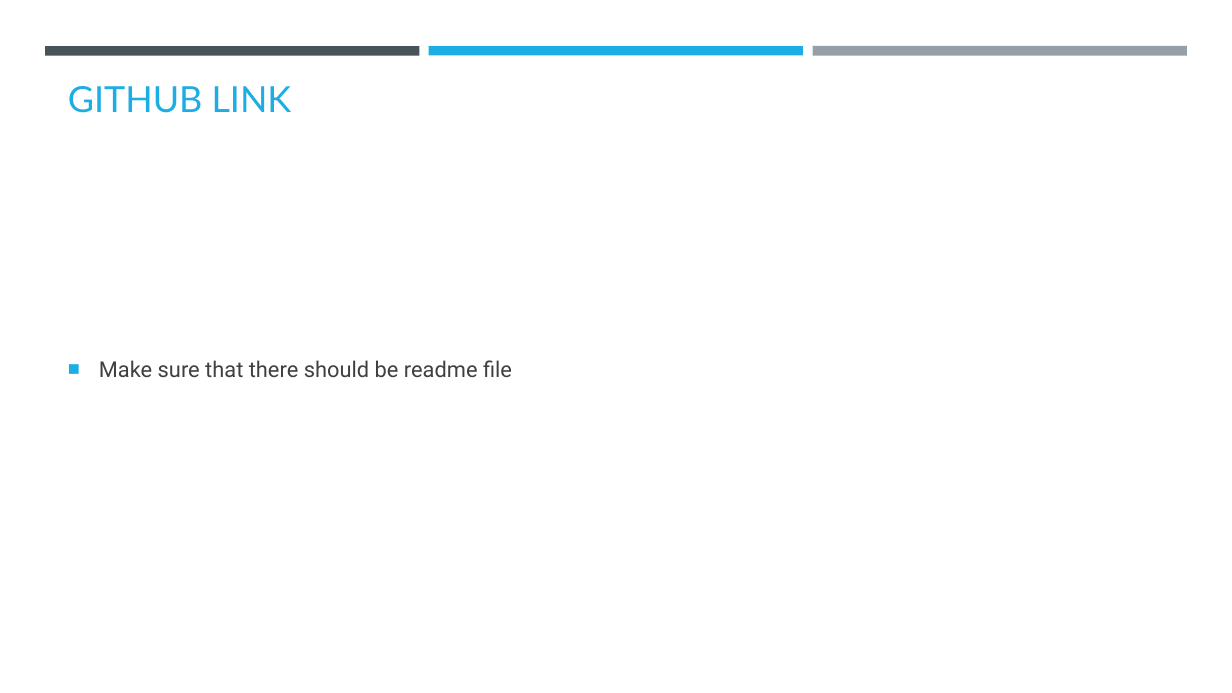
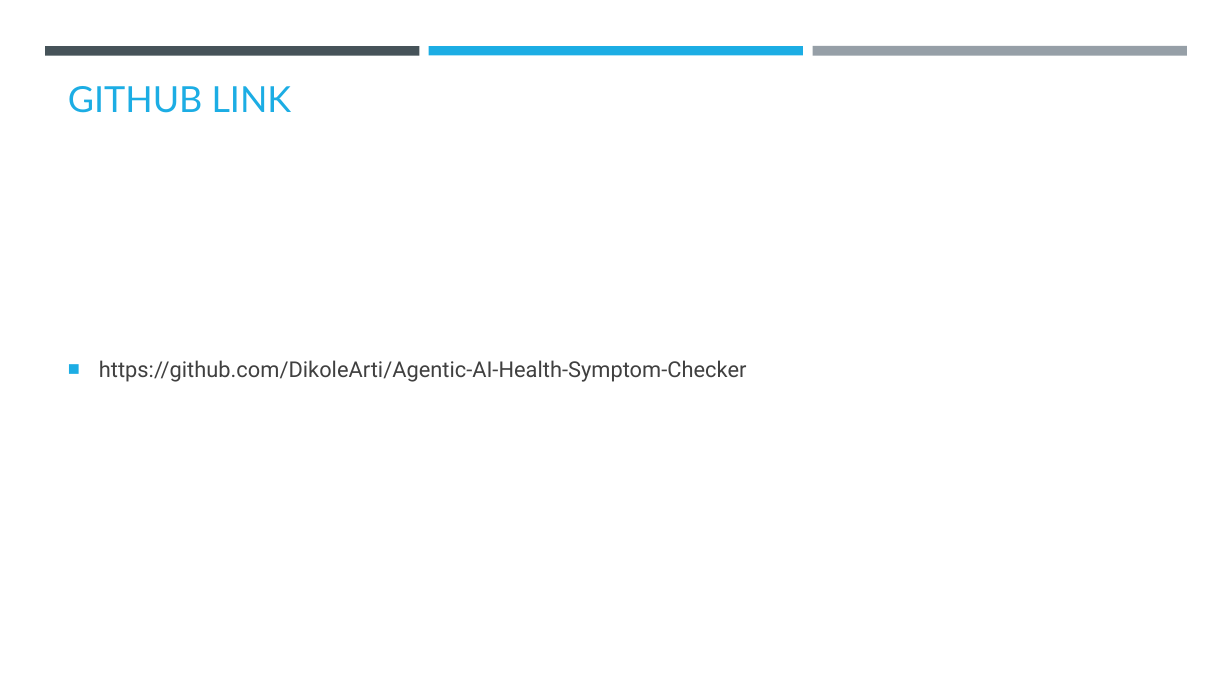
Before and after one commit to DikoleArti/Agentic-AI-Health-Symptom-Checker, a slide deck: slide 13 of Agentic AI Health Symptom Checker.pptx. Drawn at 1232x693 pixels with LibreOffice and Linux fonts; fonts in the diff are those of the drawing; background and template pictures are left out. Boxes give left, top, right and bottom in pixels: in the first picture for what was removed or moved away, otherwise in the second. Text is boxed around its words. In the diff, an @@ line names an element or a change of style, - is before the commit and + after.

```diff
--- a/Agentic AI Health Symptom Checker.pptx
+++ b/Agentic AI Health Symptom Checker.pptx
@@ text at (99, 360, 747, 382): text changed @@
-■ Make sure that there should be readme file
+■ https://github.com/DikoleArti/Agentic-AI-Health-Symptom-Checker
```
Also in this commit, not shown: 7 other slides changed, 1 slide added.
